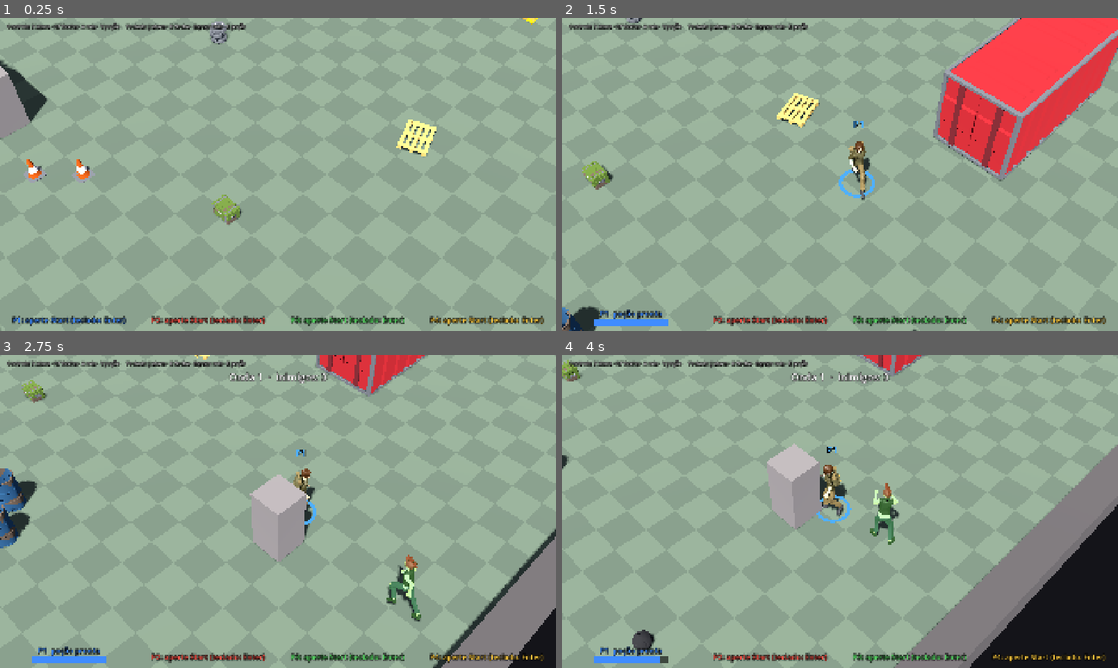
Above: before the commit, frames 1-4 (two rows, left to right).
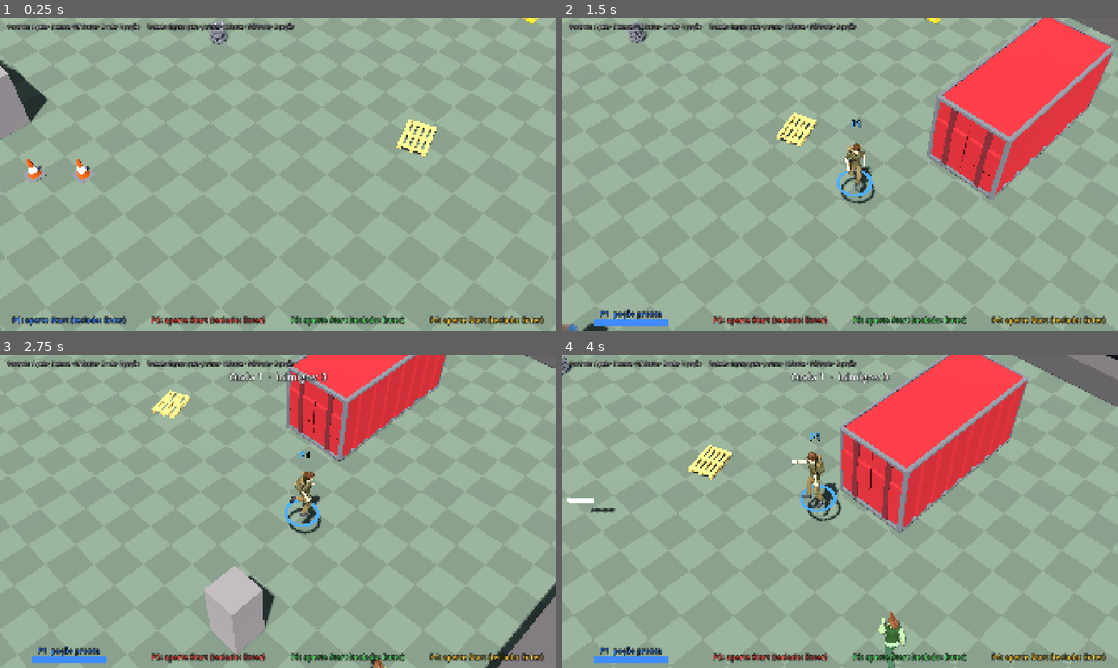
Above: after the commit, the same moments.

Repository: ailtonandrade/coop-dungeon
Game: Godot game, scene res://levels/level_01.tscn
Two runs of this game, one before a commit and one after it. Both use one fixed random seed, a clock stepped at 60 frames per second and the inputs below.
Inputs:
- Up to frame 1 (0.25 s): no input
- Up to frame 2 (1.5 s): tap Enter at 0.5, 1.25 s; hold D 0.53-1.28 s; tap Shift at 0.6 s; tap Space at 0.77, 0.8, 1.07, 1.35 s; hold S from 1.28 s (still down)
- Up to frame 3 (2.75 s): tap Space at 1.52, 1.82, 2.3 s; tap Shift at 1.55, 2.1 s; tap Enter at 2 s; release S at 2.03 s; hold D from 2.03 s (still down)
- Up to frame 4 (4 s): tap Enter at 2.75, 3.5 s; release D at 2.78 s; hold W 2.78-3.53 s; tap J at 2.85 s; tap Space at 3.02, 3.32, 3.77, 3.8 s; tap Shift at 3.05 s; hold A from 3.53 s (still down); tap K at 3.6 s

The runs differ from the first frame. In frame 1, 0.9% of the frame differs, in the area x 5-53%, y 1-66%; in frame 2, 9.5%; in frame 3, 17%; in frame 4, 32%, in the area x 0-100%, y 0-100%.

Commit message:
Pulo com escalada automática de bordas
- Pulo (A / Espaço) com tolerância pós-borda e de aperto antecipado; rolada vai para B / Shift
- No ar, empurrando contra uma borda até 1,6 m acima do pé, o herói agarra e sobe
- Plataformas de 1 m, 1,5 m e 2,2 m na arena; baú em cima da plataforma
- Bordas da arena com colisão invisível alta para não escalar para fora
- Flechas e tiros inimigos miram em 3D, para acertar quem está em cima das coisas
- Teste de fumaça cobre a escalada (aceita no pilar, recusa contêiner e borda)

Co-Authored-By: Claude Opus 5.5 <noreply@anthropic.com>
Claude-Session: https://claude.ai/code/session_018ZUb41FwgDZ7pLPasKu8CK

Diff:
--- a/core/game_config.gd
+++ b/core/game_config.gd
@@ -12,6 +12,15 @@
 const PLAYER_ACCEL := 40.0
 const PLAYER_TURN_SPEED := 18.0
 const GRAVITY := 30.0
+
+# Pulo e escalada
+## Altura máxima do pulo ~1,2 m. A escalada agarra bordas até MANTLE_REACH acima do pé,
+## então pulando dá para subir em coisas de até ~2,7 m (pilares, carro, contêiner).
+const JUMP_VELOCITY := 8.5
+const COYOTE_TIME := 0.1
+const JUMP_BUFFER := 0.12
+const MANTLE_REACH := 1.6
+const MANTLE_TIME := 0.4
 
 # Rolada (esquiva)
 const DODGE_SPEED := 8.0
--- a/core/input_service.gd
+++ b/core/input_service.gd
@@ -8,11 +8,12 @@
 const KEYBOARD := -1
 const NO_DEVICE := -2
 
-enum Action { MELEE, DODGE, RANGED, POTION, ARTIFACT, PAUSE }
+enum Action { MELEE, DODGE, RANGED, POTION, ARTIFACT, PAUSE, JUMP }
 
 const JOY_BUTTONS := {
 	Action.MELEE: JOY_BUTTON_X,
-	Action.DODGE: JOY_BUTTON_A,
+	Action.JUMP: JOY_BUTTON_A,
+	Action.DODGE: JOY_BUTTON_B,
 	Action.POTION: JOY_BUTTON_Y,
 	Action.ARTIFACT: JOY_BUTTON_RIGHT_SHOULDER,
 	Action.PAUSE: JOY_BUTTON_START,
@@ -22,7 +23,8 @@
 }
 const KEYS := {
 	Action.MELEE: KEY_J,
-	Action.DODGE: KEY_SPACE,
+	Action.JUMP: KEY_SPACE,
+	Action.DODGE: KEY_SHIFT,
 	Action.RANGED: KEY_K,
 	Action.POTION: KEY_E,
 	Action.ARTIFACT: KEY_Q,
--- a/enemies/enemy.gd
+++ b/enemies/enemy.gd
@@ -184,7 +184,7 @@
 			body.take_hit(_stats.damage, _facing * _stats.knockback)
 	elif _target:
 		var from := global_position + Vector3.UP * 1.1 + _facing * 0.5
-		var dir := Combat.flat(_target.global_position - global_position).normalized()
+		var dir := (_target.global_position + Vector3.UP * 1.0 - from).normalized()
 		Projectile.spawn(get_parent(), from, dir, PROJECTILE_SPEED, _stats.damage,
 				GameConfig.LAYER_PLAYERS, Color(0.8, 0.3, 1.0), Vector3(0.35, 0.35, 0.35))
 
--- a/enemies/wave_spawner.gd
+++ b/enemies/wave_spawner.gd
@@ -8,7 +8,7 @@
 const BETWEEN_WAVES := 3.0
 ## Pontos de entrada nas bordas da arena (x, z).
 const SPAWN_POINTS: Array[Vector2] = [
-	Vector2(-13, -13), Vector2(13, -13), Vector2(-13, 13), Vector2(13, 13),
+	Vector2(-13, -13), Vector2(13, -13), Vector2(-13, 13), Vector2(6, 13),
 	Vector2(0, -14), Vector2(0, 14), Vector2(-14, 0), Vector2(14, 0),
 ]
 
--- a/levels/level_01.gd
+++ b/levels/level_01.gd
@@ -4,27 +4,35 @@
 
 const ARENA_SIZE := 32
 const WALL_HEIGHT := 1.0
+## As bordas têm colisão invisível alta, para ninguém escalar para fora da arena.
+const BORDER_HEIGHT := 5.0
 const PILLARS: Array[Rect2i] = [
 	Rect2i(-8, -8, 2, 2), Rect2i(-10, 4, 3, 1), Rect2i(10, 0, 1, 1),
 ]
-## Ambientação provisória (Quaternius, CC0): [cena, posição no grid (x, z), rotação Y em graus].
+## Plataformas para escalar: [retângulo no grid, altura].
+const PLATFORMS := [
+	[Rect2i(-13, -7, 4, 4), 1.5],
+	[Rect2i(9, 8, 3, 3), 1.0],
+	[Rect2i(9, 11, 3, 3), 2.2],
+]
+## Ambientação provisória (Quaternius, CC0): [cena, posição (x, y, z), rotação Y em graus].
 ## Trocar o visual é só trocar o .glb; a colisão sai da caixa do modelo.
 const PROPS := [
-	["res://assets/props/Container_Red.glb", Vector2(7, -9), 90.0],
-	["res://assets/props/Vehicle_Pickup.glb", Vector2(-3, 9), 70.0],
-	["res://assets/props/Barrel.glb", Vector2(4, 5), 0.0],
-	["res://assets/props/Barrel.glb", Vector2(5, 5.8), 0.0],
-	["res://assets/props/Wheels_Stack.glb", Vector2(-6, -3), 0.0],
-	["res://assets/props/Pallet.glb", Vector2(2, -4), 20.0],
-	["res://assets/props/PlasticBarrier.glb", Vector2(-1, -12), 0.0],
-	["res://assets/props/PlasticBarrier.glb", Vector2(1, -12), 0.0],
-	["res://assets/props/TrafficCone_1.glb", Vector2(-4, 4), 0.0],
-	["res://assets/props/TrafficCone_1.glb", Vector2(-5, 5), 0.0],
-	["res://assets/props/TrashBag_1.glb", Vector2(11, 6), 0.0],
-	["res://assets/props/CinderBlock.glb", Vector2(-12, -10), 30.0],
-	["res://assets/props/Chest.glb", Vector2(0, 2), 180.0],
-	["res://assets/props/StreetLights.glb", Vector2(-14, -14), 45.0],
-	["res://assets/props/StreetLights.glb", Vector2(14, 14), 225.0],
+	["res://assets/props/Container_Red.glb", Vector3(7, 0, -9), 90.0],
+	["res://assets/props/Vehicle_Pickup.glb", Vector3(-3, 0, 9), 70.0],
+	["res://assets/props/Barrel.glb", Vector3(4, 0, 5), 0.0],
+	["res://assets/props/Barrel.glb", Vector3(5, 0, 5.8), 0.0],
+	["res://assets/props/Wheels_Stack.glb", Vector3(-6, 0, -3), 0.0],
+	["res://assets/props/Pallet.glb", Vector3(2, 0, -4), 20.0],
+	["res://assets/props/PlasticBarrier.glb", Vector3(-1, 0, -12), 0.0],
+	["res://assets/props/PlasticBarrier.glb", Vector3(1, 0, -12), 0.0],
+	["res://assets/props/TrafficCone_1.glb", Vector3(-4, 0, 4), 0.0],
+	["res://assets/props/TrafficCone_1.glb", Vector3(-5, 0, 5), 0.0],
+	["res://assets/props/TrashBag_1.glb", Vector3(11, 0, 6), 0.0],
+	["res://assets/props/CinderBlock.glb", Vector3(-12, 0, -10), 30.0],
+	["res://assets/props/Chest.glb", Vector3(-11, 1.5, -5), 135.0],
+	["res://assets/props/StreetLights.glb", Vector3(-14, 0, -14), 45.0],
+	["res://assets/props/StreetLights.glb", Vector3(14, 0, 14), 225.0],
 ]
 
 var _materials: Dictionary = {}  # Color -> StandardMaterial3D
@@ -39,8 +47,11 @@
 	_build_walls()
 	for rect in PILLARS:
 		_add_block(Vector3(rect.position.x, 0.0, rect.position.y), Vector3(rect.size.x, 2.0, rect.size.y), Color(0.45, 0.42, 0.4))
+	for platform: Array in PLATFORMS:
+		var rect: Rect2i = platform[0]
+		_add_block(Vector3(rect.position.x, 0.0, rect.position.y), Vector3(rect.size.x, platform[1], rect.size.y), Color(0.5, 0.38, 0.28))
 	for prop: Array in PROPS:
-		_add_prop(load(prop[0]), Vector3(prop[1].x, 0.0, prop[1].y), prop[2])
+		_add_prop(load(prop[0]), prop[1], prop[2])
 	_bake_navigation()
 
 
@@ -103,6 +114,10 @@
 	_add_block(Vector3(-half - 1, 0, half), Vector3(ARENA_SIZE + 2, WALL_HEIGHT, 1), color)
 	_add_block(Vector3(-half - 1, 0, -half), Vector3(1, WALL_HEIGHT, ARENA_SIZE), color)
 	_add_block(Vector3(half, 0, -half), Vector3(1, WALL_HEIGHT, ARENA_SIZE), color)
+	_add_block(Vector3(-half - 1, 0, -half - 1), Vector3(ARENA_SIZE + 2, BORDER_HEIGHT, 1), color, false)
+	_add_block(Vector3(-half - 1, 0, half), Vector3(ARENA_SIZE + 2, BORDER_HEIGHT, 1), color, false)
+	_add_block(Vector3(-half - 1, 0, -half), Vector3(1, BORDER_HEIGHT, ARENA_SIZE), color, false)
+	_add_block(Vector3(half, 0, -half), Vector3(1, BORDER_HEIGHT, ARENA_SIZE), color, false)
 
 
 ## Cria um bloco estático alinhado ao grid. `corner` é o canto mínimo (x, y, z).
--- a/player/player.gd
+++ b/player/player.gd
@@ -7,6 +7,7 @@
 
 ## Modelo provisório por slot (Quaternius, CC0). Para trocar, basta outro .glb na mesma
 ## escala (1 unidade = 1 m, pé na origem) com animações Idle, Run, Roll, Sword_Slash e Death.
+## Se o modelo tiver "Jump" e "Climb", elas são usadas no pulo e na escalada.
 const MODELS: Array[PackedScene] = [
 	preload("res://assets/characters/Adventurer.glb"),
 	preload("res://assets/characters/Swat.glb"),
@@ -21,7 +22,7 @@
 	{"damage": 22.0, "knockback": 8.0, "windup": 0.2, "recovery": 0.4, "lunge": 4.0},
 ]
 
-enum State { NORMAL, DODGING, ATTACKING, DOWNED }
+enum State { NORMAL, DODGING, ATTACKING, CLIMBING, DOWNED }
 
 static var _arc_mesh: ArrayMesh
 
@@ -43,6 +44,10 @@
 var _hit_done := false
 var _hitstop := 0.0
 var _anim_lock := 0.0
+var _coyote := 0.0
+var _jump_buffer := 0.0
+var _climb_from := Vector3.ZERO
+var _climb_to := Vector3.ZERO
 var _anim: AnimationPlayer
 var _model: Node3D
 
@@ -118,6 +123,10 @@
 	_arrow_cooldown = maxf(_arrow_cooldown - delta, 0.0)
 	potion_cooldown = maxf(potion_cooldown - delta, 0.0)
 	_anim_lock = maxf(_anim_lock - delta, 0.0)
+	_coyote = GameConfig.COYOTE_TIME if is_on_floor() else maxf(_coyote - delta, 0.0)
+	_jump_buffer = maxf(_jump_buffer - delta, 0.0)
+	if InputService.just_pressed(slot, InputService.Action.JUMP):
+		_jump_buffer = GameConfig.JUMP_BUFFER
 
 	# Hit-stop: congela o atacante um instante quando o golpe conecta, pra dar peso.
 	if _hitstop > 0.0:
@@ -137,13 +146,16 @@
 			desired = _update_attack(delta, dir)
 		State.DODGING:
 			desired = _update_dodge(delta)
+		State.CLIMBING:
+			_update_climb(delta)
+			return
 		State.DOWNED:
 			_update_downed(delta)
 
 	_knockback = _knockback.move_toward(Vector3.ZERO, 30.0 * delta)
 	velocity.x = desired.x + _knockback.x
 	velocity.z = desired.z + _knockback.z
-	if is_on_floor():
+	if is_on_floor() and velocity.y <= 0.0:
 		velocity.y = 0.0
 	else:
 		velocity.y -= GameConfig.GRAVITY * delta
@@ -160,11 +172,21 @@
 
 
 func _update_normal(delta: float, dir: Vector3) -> Vector3:
-	if dir.length_squared() > 0.0001:
+	var moving := dir.length_squared() > 0.0001
+	if moving:
 		_facing = dir.normalized()
-	if _try_dodge():
+	if _jump_buffer > 0.0 and _coyote > 0.0:
+		velocity.y = GameConfig.JUMP_VELOCITY
+		_jump_buffer = 0.0
+		_coyote = 0.0
+		_play("Jump")
+	var grounded := is_on_floor()
+	# No ar, empurrando contra uma borda alcançável: escala.
+	if not grounded and moving and _try_mantle():
+		return Vector3.ZERO
+	if grounded and _try_dodge():
 		return _update_dodge(0.0)
-	if InputService.just_pressed(slot, InputService.Action.MELEE):
+	if grounded and InputService.just_pressed(slot, InputService.Action.MELEE):
 		_start_attack(0, dir)
 		return Vector3.ZERO
 	if InputService.is_pressed(slot, InputService.Action.RANGED) and _arrow_cooldown == 0.0:
@@ -174,7 +196,7 @@
 
 	var target := dir * GameConfig.PLAYER_SPEED
 	_move = _move.move_toward(target, GameConfig.PLAYER_ACCEL * delta)
-	if _anim_lock == 0.0:
+	if _anim_lock == 0.0 and grounded:
 		_play("Run" if _move.length() > 0.5 else "Idle")
 	return _move
 
@@ -196,6 +218,68 @@
 		state = State.NORMAL
 		_move = _dodge_dir * GameConfig.PLAYER_SPEED
 	return _dodge_dir * GameConfig.DODGE_SPEED
+
+
+## Escalada: procura uma parede à frente, acha o topo dela com um raio de cima para
+## baixo e confere se cabe o herói lá em cima. Paredes altas demais não têm topo ao alcance.
+func _try_mantle() -> bool:
+	var space := get_world_3d().direct_space_state
+	var wall := {}
+	for height: float in [1.2, 0.5]:
+		var from := global_position + Vector3.UP * height
+		var ray := PhysicsRayQueryParameters3D.create(from, from + _facing * 0.8, GameConfig.LAYER_WORLD)
+		wall = space.intersect_ray(ray)
+		if not wall.is_empty():
+			break
+	if wall.is_empty() or absf(wall.normal.y) > 0.3:
+		return false
+
+	var probe: Vector3 = wall.position + _facing * 0.25
+	var top_ray := PhysicsRayQueryParameters3D.create(
+			Vector3(probe.x, global_position.y + GameConfig.MANTLE_REACH + 0.3, probe.z),
+			Vector3(probe.x, global_position.y + 0.3, probe.z), GameConfig.LAYER_WORLD)
+	var top := space.intersect_ray(top_ray)
+	if top.is_empty() or top.normal.y < 0.7:
+		return false
+	var ledge: Vector3 = top.position
+	if ledge.y - global_position.y > GameConfig.MANTLE_REACH:
+		return false
+
+	var capsule := CapsuleShape3D.new()
+	capsule.radius = GameConfig.PLAYER_RADIUS
+	capsule.height = GameConfig.PLAYER_HEIGHT
+	var room := PhysicsShapeQueryParameters3D.new()
+	room.shape = capsule
+	room.transform = Transform3D(Basis.IDENTITY, ledge + Vector3.UP * (GameConfig.PLAYER_HEIGHT / 2.0 + 0.05))
+	room.collision_mask = GameConfig.LAYER_WORLD | GameConfig.LAYER_ENEMIES
+	if not space.intersect_shape(room, 1).is_empty():
+		return false
+
+	state = State.CLIMBING
+	_state_timer = 0.0
+	_climb_from = global_position
+	_climb_to = ledge + Vector3.UP * 0.02
+	velocity = Vector3.ZERO
+	_move = Vector3.ZERO
+	if not _play("Climb", GameConfig.MANTLE_TIME, true):
+		_play("Interact", GameConfig.MANTLE_TIME, true)
+	return true
+
+
+## Sobe reto até a altura da borda e depois avança para cima dela.
+func _update_climb(delta: float) -> void:
+	_state_timer += delta
+	var t := clampf(_state_timer / GameConfig.MANTLE_TIME, 0.0, 1.0)
+	var rise := clampf(t / 0.6, 0.0, 1.0)
+	var forward := clampf((t - 0.6) / 0.4, 0.0, 1.0)
+	var pos := _climb_from
+	pos.y = lerpf(_climb_from.y, _climb_to.y, ease(rise, 0.5))
+	pos.x = lerpf(_climb_from.x, _climb_to.x, forward)
+	pos.z = lerpf(_climb_from.z, _climb_to.z, forward)
+	global_position = pos
+	if t >= 1.0:
+		state = State.NORMAL
+		velocity = Vector3.ZERO
 
 
 ## Corpo a corpo
@@ -295,7 +379,10 @@
 	if aim:
 		_facing = Combat.flat(aim.global_position - global_position).normalized()
 	var from := global_position + Vector3.UP * 1.1 + _facing * 0.6
-	Projectile.spawn(get_parent(), from, _facing, GameConfig.ARROW_SPEED, GameConfig.ARROW_DAMAGE,
+	var dir := _facing
+	if aim:
+		dir = (aim.global_position + Vector3.UP * 1.0 - from).normalized()
+	Projectile.spawn(get_parent(), from, dir, GameConfig.ARROW_SPEED, GameConfig.ARROW_DAMAGE,
 			GameConfig.LAYER_ENEMIES, Color(1.0, 0.95, 0.7))
 	_play("Gun_Shoot", 0.3, true)
 	_anim_lock = 0.3
@@ -329,14 +416,16 @@
 
 
 ## Toca uma animação do modelo. Com `duration`, ajusta a velocidade para durar esse tempo.
-func _play(anim_name: String, duration := 0.0, restart := false) -> void:
+## Retorna false se o modelo não tem essa animação.
+func _play(anim_name: String, duration := 0.0, restart := false) -> bool:
 	if _anim == null or not _anim.has_animation(anim_name):
-		return
+		return false
 	if _anim.current_animation == anim_name and not restart:
-		return
+		return true
 	var speed := 1.0
 	if duration > 0.0:
 		speed = _anim.get_animation(anim_name).length / duration
 	_anim.play(anim_name, ANIM_BLEND, speed)
 	if restart:
 		_anim.seek(0.0, true)
+	return true
--- a/tests/smoke_test.gd
+++ b/tests/smoke_test.gd
@@ -1,6 +1,6 @@
 extends SceneTree
 ## Teste de fumaça sem tela: carrega a fase, faz 2 jogadores entrarem e confere o loop
-## principal (nascer, malha de navegação, ondas, golpe, inimigos atacando, save).
+## principal (nascer, escalada, malha de navegação, ondas, golpe, inimigos atacando, save).
 ## Rodar: godot --headless --fixed-fps 60 --path coop-dungeon -s tests/smoke_test.gd
 ## Sem tipos Player/Enemy aqui: o script de teste compila antes dos autoloads existirem.
 
@@ -31,6 +31,25 @@
 			var nav: NavigationRegion3D = current_scene.find_children("*", "NavigationRegion3D", true, false)[0]
 			var polygons := nav.navigation_mesh.get_polygon_count()
 			_check(polygons > 0, "malha de navegação gerada (%d polígonos)" % polygons)
+		SECOND + 10:
+			# Escalada: pulando ao lado do pilar de 2 m, sobe; do chão no contêiner (2,6 m)
+			# e na borda da arena, não.
+			var p1 := _player(0)
+			p1.teleport_to(Vector3(-5.4, 0.8, -7.0))
+			p1._facing = Vector3.LEFT
+			_check(p1._try_mantle(), "escalada aceita no pilar de 2 m em pleno pulo")
+			var p2 := _player(1)
+			p2.teleport_to(Vector3(5.2, 0.0, -9.0))
+			p2._facing = Vector3.RIGHT
+			_check(not p2._try_mantle(), "contêiner alto demais para escalar do chão")
+			p2.teleport_to(Vector3(15.4, 0.4, 0.0))
+			_check(not p2._try_mantle(), "borda da arena não deixa escalar para fora")
+			p2.teleport_to(Vector3(2.0, 0.0, 0.0))
+		SECOND + 50:
+			var p1 := _player(0)
+			_check(absf(p1.global_position.y - 2.0) < 0.1 and p1.state == 0,
+					"P1 terminou em cima do pilar (y=%.2f)" % p1.global_position.y)
+			p1.teleport_to(Vector3.ZERO)
 		3 * SECOND:
 			var enemies := get_nodes_in_group("enemies")
 			_check(enemies.size() == 3, "onda 1 com 3 inimigos (achou %d)" % enemies.size())
--- a/ui/hud.gd
+++ b/ui/hud.gd
@@ -45,7 +45,7 @@
 	add_child(_wave_label)
 
 	var help := _make_label(18, Color(1, 1, 1, 0.8))
-	help.text = "Controle: X ataca · RT flecha · A rola · Y poção     Teclado: J ataca · K flecha · Espaço rola · E poção"
+	help.text = "Controle: A pula · X ataca · RT flecha · B rola · Y poção     Teclado: Espaço pula · J ataca · K flecha · Shift rola · E poção"
 	help.position = Vector2(24, 16)
 	add_child(help)
 
Not shown, changed: README.md
Not shown, changed: docs/GDD.md
